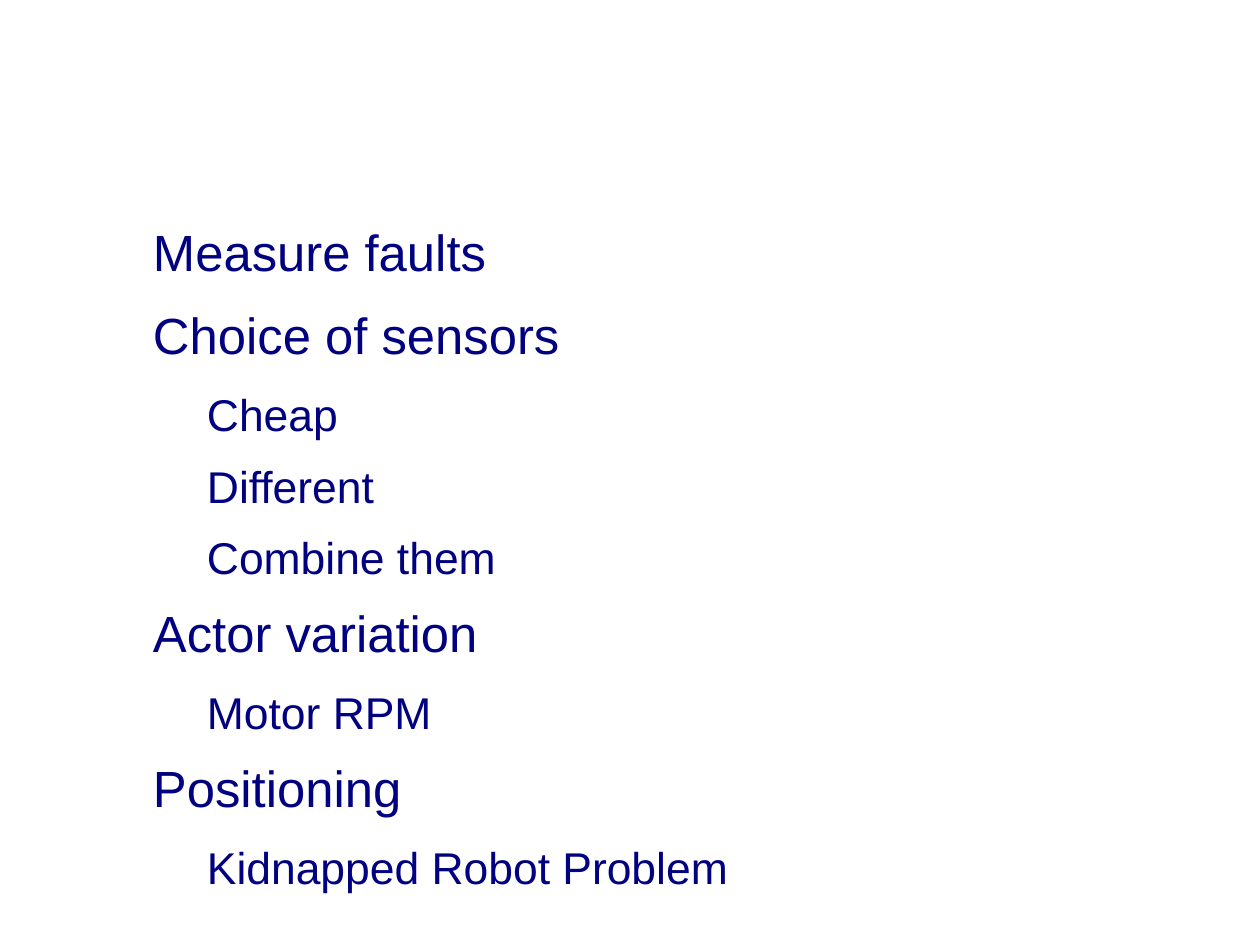
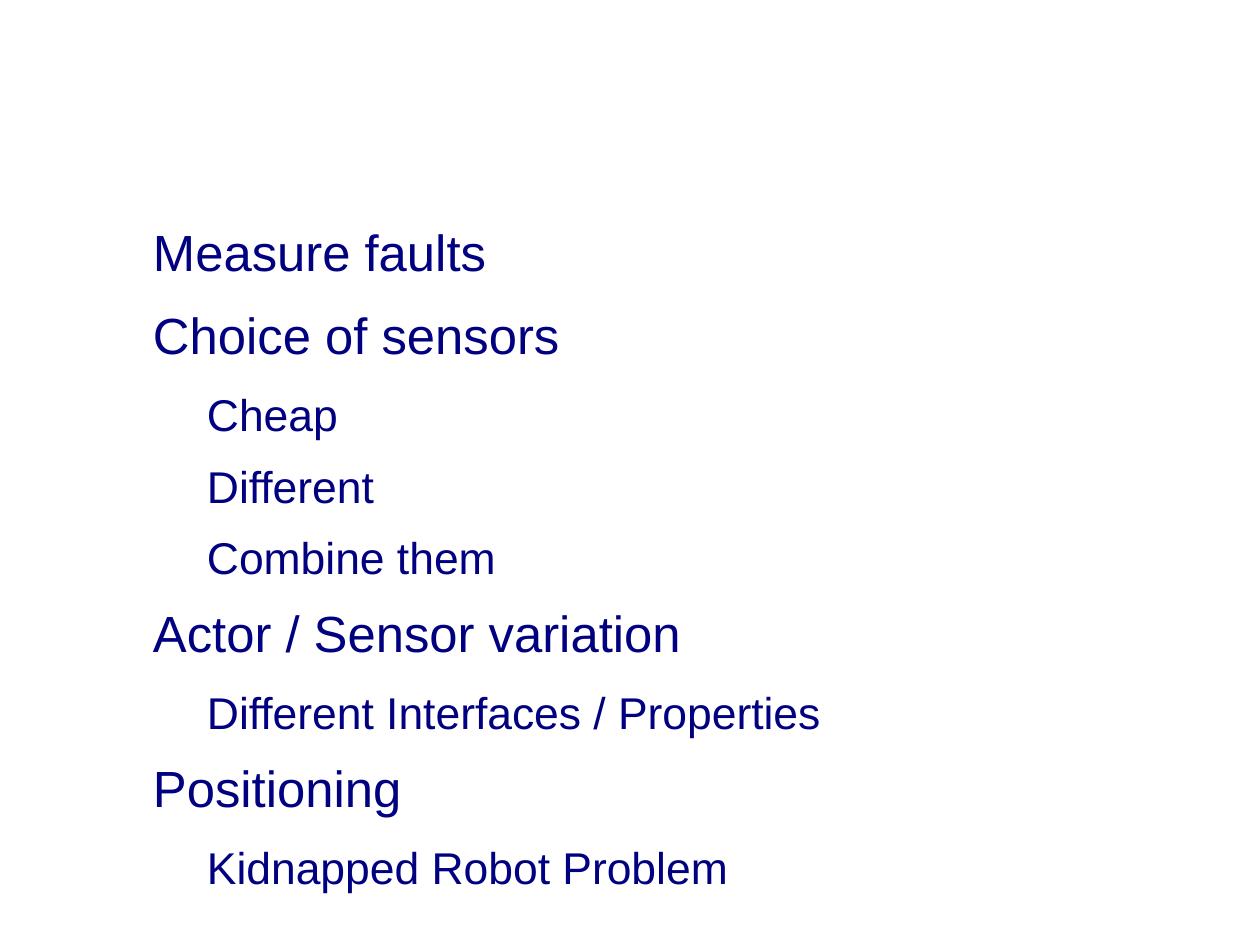
Before and after one commit to MrPerfekt/Car, a slide deck: slide 5 of doc/documents/Presentation/Presentation.odp (slide 6 before the commit). Drawn at 1260x945 pixels with LibreOffice and Linux fonts; fonts in the diff are those of the drawing; background and template pictures are left out. Boxes give left, top, right and bottom in pixels: in the first picture for what was removed or moved away, otherwise in the second. Text is boxed around its words. In the diff, an @@ line names an element or a change of style, - is before the commit and + after.

```diff
--- a/doc/documents/Presentation/Presentation.odp
+++ b/doc/documents/Presentation/Presentation.odp
@@ text at (x1=153, y1=615, x2=820, y2=738): text changed; size 32 to 28 pt @@
-● Actor variation
-  − Motor RPM
+● Actor / Sensor variation
+  − Different Interfaces / Properties
```
Also in this commit, not shown: 10 other slides changed, 1 slide added, 1 slide removed, 1 other file.
